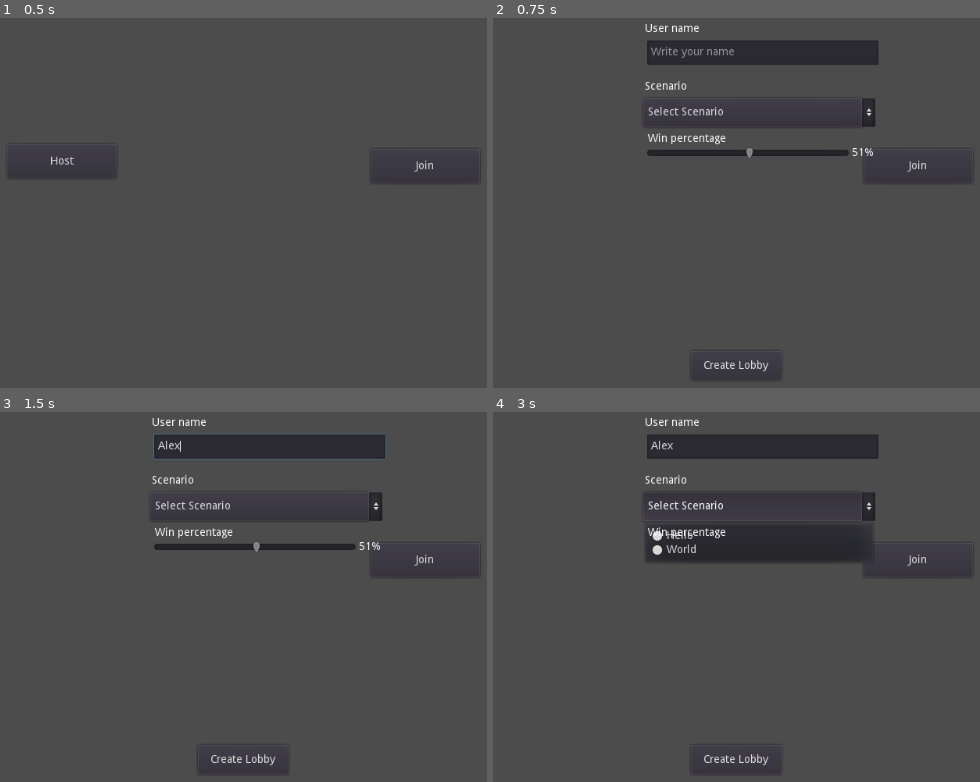
Above: before the commit, frames 1-4 (two rows, left to right).
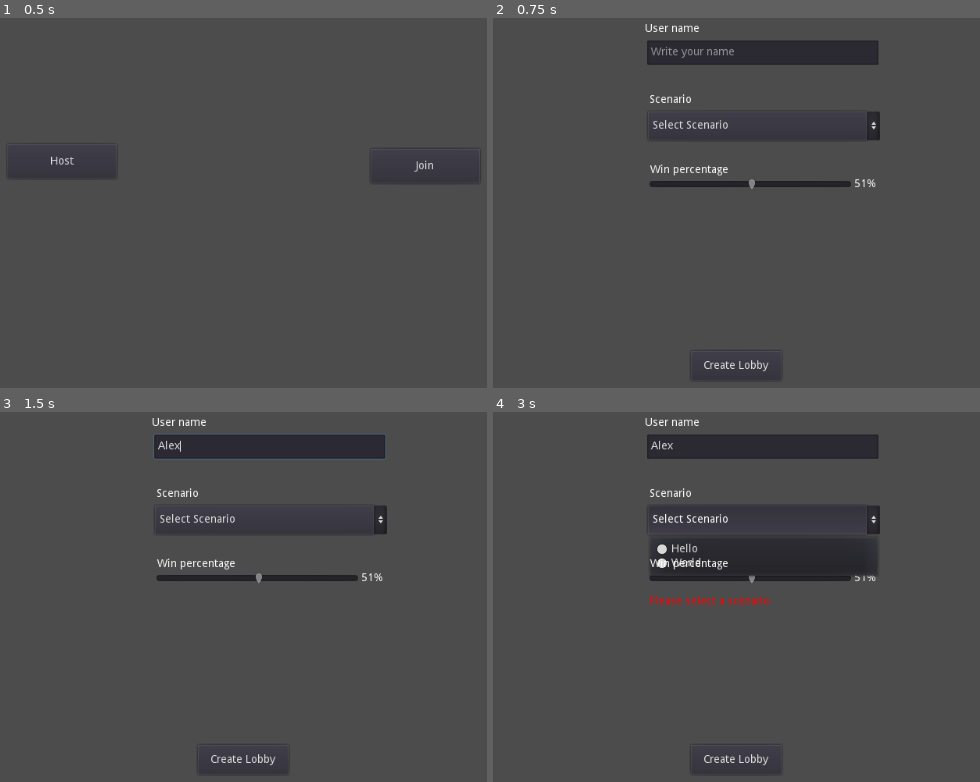
Above: after the commit, the same moments.

Repository: Unsustainable-Enterprise/game
Game: Godot game, scene res://scenes/scene1.tscn
Two runs of this game, one before a commit and one after it. Both use one fixed random seed, a clock stepped at 60 frames per second and the inputs below.
Inputs (mouse positions are in pixels of both pictures, inside the frame that each line leads up to):
- Up to frame 1 (0.5 s): no input
- Up to frame 2 (0.75 s): click "Host" at 0.5 s
- Up to frame 3 (1.5 s): click (267, 445) at 1.27 s; type "Alex" at 1.35 s
- Up to frame 4 (3 s): click "Create Lobby" at 2 s; click "Select Scenario" at 2.75 s

Frame 1 is identical in both runs. In frame 2, 2.9% of the frame differs, in the area x 31-98%, y 17-47%; in frame 3, 2.9%; in frame 4, 4.2%, in the area x 31-98%, y 17-53%.

Commit message:
added create lobby button functionality

Diff:
--- a/prefabs/StartGameUI.tscn
+++ b/prefabs/StartGameUI.tscn
@@ -15,6 +15,7 @@
 host_btn_path = NodePath("HostBtn")
 join_btn_path = NodePath("JoinBtn")
 create_lobby_canvas_path = NodePath("CreateLobbyCanvas")
+error_message_path = NodePath("CreateLobbyCanvas/ErrorMessage")
 
 [node name="JoinBtn" type="Button" parent="."]
 margin_left = 651.0
@@ -42,25 +43,26 @@
 placeholder_text = "Write your name"
 
 [node name="WinPercentageSlider" type="HSlider" parent="CreateLobbyCanvas"]
-margin_left = 373.0
-margin_top = 258.0
-margin_right = 633.0
-margin_bottom = 298.0
+margin_left = 376.0
+margin_top = 298.0
+margin_right = 636.0
+margin_bottom = 338.0
 value = 51.0
 
 [node name="WinPercentageText" type="Label" parent="CreateLobbyCanvas"]
-margin_left = 633.0
-margin_top = 271.0
-margin_right = 668.0
-margin_bottom = 285.0
+margin_left = 636.0
+margin_top = 311.0
+margin_right = 671.0
+margin_bottom = 325.0
+rect_pivot_offset = Vector2( 34, 14 )
 text = "51%"
 align = 1
 
 [node name="ScenarioSelector" type="OptionButton" parent="CreateLobbyCanvas"]
-margin_left = 369.0
-margin_top = 208.0
-margin_right = 666.0
-margin_bottom = 245.0
+margin_left = 375.0
+margin_top = 225.0
+margin_right = 672.0
+margin_bottom = 262.0
 text = "Select scenario"
 __meta__ = {
 "_editor_description_": ""
@@ -81,22 +83,31 @@
 text = "User name"
 
 [node name="ScenarioLabel" type="Label" parent="CreateLobbyCanvas"]
-margin_left = 371.0
-margin_top = 186.0
-margin_right = 441.0
-margin_bottom = 200.0
+margin_left = 377.0
+margin_top = 203.0
+margin_right = 447.0
+margin_bottom = 217.0
 text = "Scenario"
 
 [node name="WinPercentageLabel" type="Label" parent="CreateLobbyCanvas"]
-margin_left = 375.0
-margin_top = 253.0
-margin_right = 475.0
-margin_bottom = 267.0
+margin_left = 378.0
+margin_top = 293.0
+margin_right = 478.0
+margin_bottom = 307.0
 text = "Win percentage"
+
+[node name="ErrorMessage" type="Label" parent="CreateLobbyCanvas"]
+margin_left = 377.0
+margin_top = 341.0
+margin_right = 497.0
+margin_bottom = 355.0
+rect_pivot_offset = Vector2( 34, 14 )
+custom_colors/font_color = Color( 1, 0, 0, 1 )
+custom_colors/font_outline_modulate = Color( 0, 0, 0, 1 )
 
 [connection signal="pressed" from="HostBtn" to="." method="_on_HostBtn_pressed"]
 [connection signal="text_changed" from="CreateLobbyCanvas/NameInput" to="." method="_on_LineEdit_text_changed"]
 [connection signal="drag_ended" from="CreateLobbyCanvas/WinPercentageSlider" to="." method="_on_WinPercentageSlider_drag_ended"]
 [connection signal="value_changed" from="CreateLobbyCanvas/WinPercentageSlider" to="." method="_on_WinPercentageSlider_value_changed"]
 [connection signal="item_selected" from="CreateLobbyCanvas/ScenarioSelector" to="." method="_on_OptionButton_item_selected"]
-[connection signal="pressed" from="CreateLobbyCanvas/CreateLobbyBtn" to="." method="_on_Button_pressed"]
+[connection signal="pressed" from="CreateLobbyCanvas/CreateLobbyBtn" to="." method="_on_CreateLobbyBtn_pressed"]
--- a/project.godot
+++ b/project.godot
@@ -18,13 +18,17 @@
 
 WebSocketManager="*res://prefabs/WebSocketManager.tscn"
 
+[global]
+
+cert=false
+
 [gui]
 
 common/drop_mouse_on_gui_input_disabled=true
 
 [network]
 
-ssl/certificates="res://certificate.crt"
+ssl/certificates="res://cert.crt"
 
 [physics]
 
--- a/scripts/Messages.gd
+++ b/scripts/Messages.gd
@@ -2,15 +2,15 @@
 
 var client_node = null
 
-func create_lobby():
+func create_lobby(user_name, scenario, win_percentage):
 	var createJson = {
 		"event": "create_lobby",
 		"message": {
 			"data": {
-				"name": "Name",
-				"scenario": "scenario",
+				"name": user_name,
+				"scenario": scenario,
 				"totalQuestions": 10,
-				"winPercentage": 51
+				"winPercentage": win_percentage
 			}
 		}
 	}
--- a/scripts/StartGameUI.gd
+++ b/scripts/StartGameUI.gd
@@ -25,6 +25,9 @@
 
 export var create_lobby_canvas_path: NodePath
 onready var create_lobby_canvas: CanvasLayer = get_node(create_lobby_canvas_path)
+
+export var error_message_path: NodePath
+onready var error_message_text: Label = get_node(error_message_path)
 
 var user_name: String
 var scenario: String
@@ -64,14 +67,17 @@
 
 func _on_HostBtn_pressed():
 	host_btn.visible = false;
+	join_btn.visible = false;
 	create_lobby_canvas.visible = true;
 
 
 func _on_CreateLobbyBtn_pressed():
-	#web_socket_manager.message_node.create_lobby()
-	print('name ', user_name)
-	print('scenario ', scenario)
-	print('win percentage ', win_percentage)
+	if(user_name.length() == 0):
+		error_message_text.text = "Please enter a name"
+	elif(scenario.length() == 0):
+		error_message_text.text = "Please select a scenario"
+	else:
+		web_socket_manager.message_node.create_lobby(user_name, scenario, win_percentage)
 
 
 func _on_WinPercentageSlider_value_changed(value:float):
--- a/scripts/client.gd
+++ b/scripts/client.gd
@@ -18,7 +18,6 @@
 	if err != OK:
 		print("Unable to connect")
 		set_process(false)
-
 
 
 func _process(delta):
